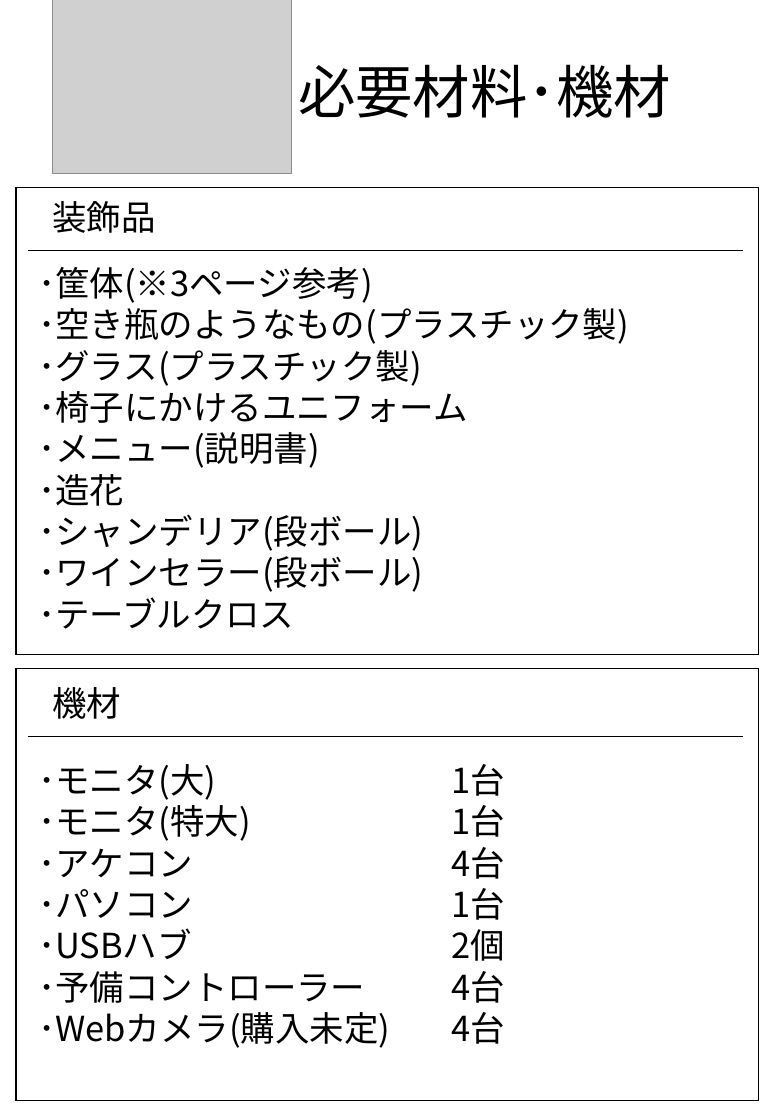
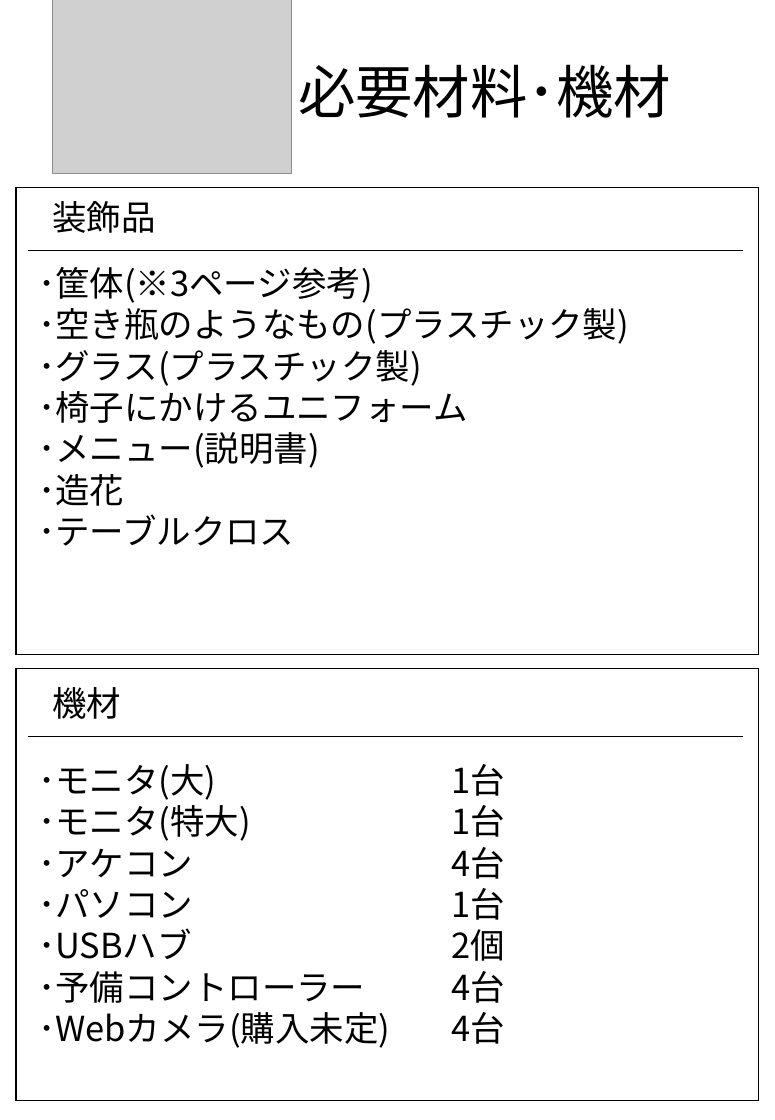
Before and after one commit to HodakaNiwa/TeamC-Graduate-work, a slide deck: slide 2 of 12_ブース設計図/ブース設計図.pptx. Drawn at 775x1120 pixels with LibreOffice and Linux fonts; fonts in the diff are those of the drawing; grey boxes stand for pictures. Boxes give left, top, right and bottom in pixels: in the first picture for what was removed or moved away, otherwise in the second. Text is boxed around its words. In the diff, an @@ line names an element or a change of style, - is before the commit and + after.

Commit message:
更新

```diff
--- a/12_ブース設計図/ブース設計図.pptx
+++ b/12_ブース設計図/ブース設計図.pptx
@@ text at [38,514,423,592]: paragraphs removed @@
-･シャンデリア(段ボール)
-･ワインセラー(段ボール)
```
